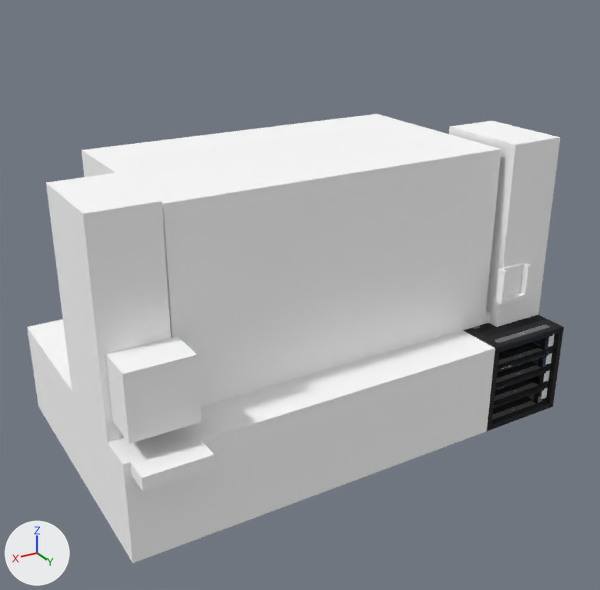
Two versions of the OBJ model src/main/resources/assets/vandorlabs/models/block/universal_constructor/enclosed_gantry/complete.obj, one commit apart.
The view is the same before and after, from a camera (50 mm lens) standing at (6.67, 5.54, 4.89) and looking at (2.62, -1.2, 1.51). The lights are fixed; the arrows at lower left show +X, +Y and +Z. The picture after the commit comes second. Where no turn or scale is listed for an object, it has been applied to the vertices. Vertices at exactly the same position are counted once.

The first picture shows 'complete'.
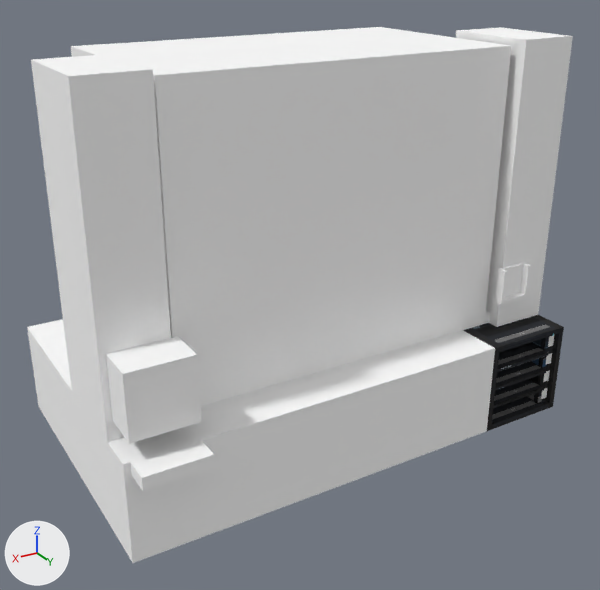
Location of each change, (x1, y1, x2, y2) in pixels of the pictures (600 x 590 px):
```json
{"object": "complete", "change": "reshaped", "before": [27, 114, 564, 563], "after": [27, 27, 573, 563], "on screen": "19% taller"}
{"part": 1, "of": "me_complete", "change": "built on", "before": [46, 114, 560, 327], "after": [31, 27, 573, 327]}
```

Edits to the scene script, one JSON object a line:
```json
{"block": "me_complete", "where": "# used by ob_complete; location = (0.0, 0.0, 0.0)"}
{"op": "remove", "block": "me_complete", "code": "me_complete.from_pydata(...)  # 324 vertices, 283 faces; spans x 0.0..5.0, y -3.0..0.25, z 0.0..3.0"}
{"op": "add", "block": "me_complete", "code": "me_complete.from_pydata(...)  # 506 vertices, 458 faces; spans x 0.0..5.0, y -3.0..0.25, z 0.0..4.0"}
{"block": "me_complete", "change": "me_complete part 1"}
{"block": "me_complete", "change": "20 vertices are removed from x 0.62..4.38, y -1.37..-1.12, z 2.5..2.75"}
{"block": "me_complete", "change": "86 faces are deleted"}
{"block": "me_complete", "change": "4 vertices in x 0.69..4.31, y -2.62..-0.5, z 2.94 move by (0.0, 0.0, 1.0)"}
{"block": "me_complete", "change": "2 vertices move from x 1.0..4.0, y -1.37, z 2.5 to x 0.5..4.5, y -1.37, z 2.5"}
{"block": "me_complete", "change": "24 vertices are added at x 0.62..4.5, y -1.37..-0.5, z 3.25..4.0"}
{"block": "me_complete", "change": "38 new vertices lie (0.0, 0.0, 0.5) away from vertices in x 0.0..5.0, y -1.37..-0.37, z 1.0..3.0"}
{"block": "me_complete", "change": "36 new vertices lie (0.0, 0.5, 0.0) away from vertices in x 0.0..5.0, y -3.0..-1.0, z 1.0..3.5"}
{"block": "me_complete", "change": "34 new vertices lie (-0.5, 0.0, 0.0) away from vertices in x 2.0..5.0, y -3.0..-0.37, z 1.0..3.5"}
{"block": "me_complete", "change": "19 new vertices lie (0.0, 0.0, 0.5) away from vertices in x 0.0..5.0, y -1.37..-0.37, z 3.0..3.5"}
{"block": "me_complete", "change": "13 new vertices lie (0.5, 0.0, 0.0) away from vertices in x 0.0, y -1.37..-0.37, z 1.0..4.0"}
{"block": "me_complete", "change": "13 new vertices lie (0.19, 0.0, 0.0) away from vertices in x 4.31, y -0.37..0.25, z 0.88..1.81"}
{"block": "me_complete", "change": "6 new vertices lie (0.0, 0.0, 0.31) away from vertices in x 4.31..4.94, y -0.37..0.02, z 1.19"}
{"block": "me_complete", "change": "18 new vertices lie (0.0, 0.25, 0.0) away from vertices in x 0.62..4.38, y -1.37, z 3.5..3.75"}
{"block": "me_complete", "change": "6 new vertices lie (0.0, 0.22, 0.0) away from vertices in x 2.41..2.59, y -1.33, z 3.25..3.41"}
{"block": "me_complete", "change": "264 new faces join them, mat_builder_interior (its picture is missing)"}
{"block": "me_complete", "change": "other edits to the shape of me_complete do not show in these pictures"}
```
